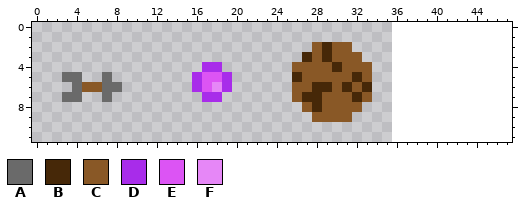
Pixel-art sprite -- Assets/_Arts/projectile.png. That is the earlier state.
The file is 36x12 pixels. The old version is drawn lined up with the new one, on the new canvas.
Palette (. is transparent): A #6a6a6a  B #462808  C #895826  D #a82cea  E #dc54f4  F #e687f7
Pixels before, first column x 3:
 2 .........................CBCC..
 3 ........................BCBCCC.
 4 ..............DD.......CCCCBCCC
 5 AA..A........DEED......BCCCCCBC
 6 .ACCAA.......DEFD......CCBBCBCB
 7 AA..A.........DD.......CBBCCCBC
 8 ........................CBCCCC.
 9 .........................CCCC..
The same view after the edit:
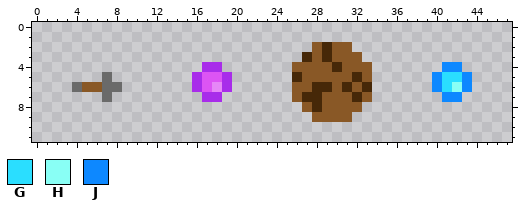
Colours new in this view: G #2adeff  H #89fff5  J #0d88ff
Change:
canvas 36x12 -> 48x12
There is now colour G in row 5 at x 41 to 42; in row 6 at x 41.
There is now colour H in row 6 at x 42.
There is now colour J in row 4 at x 41 to 42; in rows 5 to 6 at x 40 and 43; in row 7 at x 41 to 42.
The author cleared colour A in row 5 at x 3 to 4; in row 7 at x 3 to 4.
